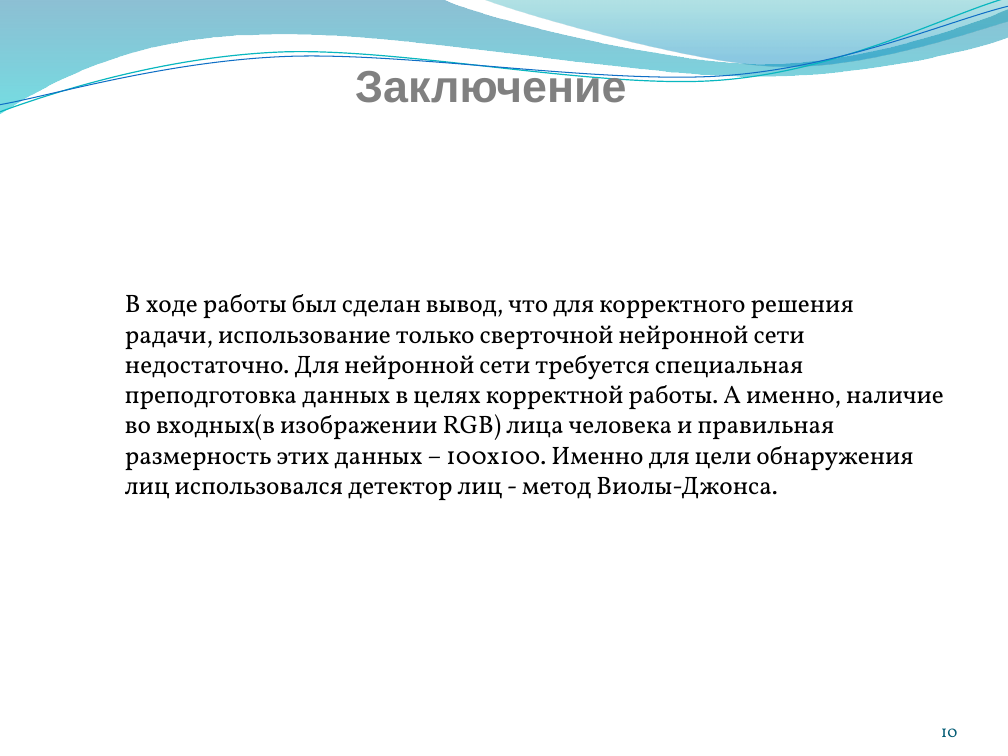
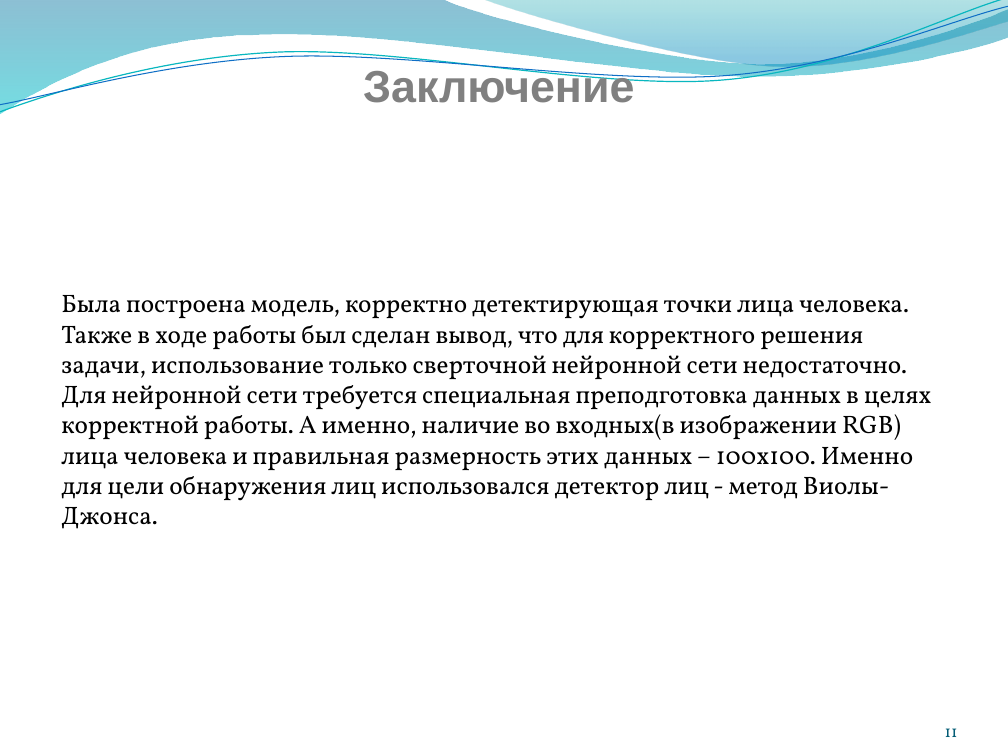
Before and after one commit to lao777/detectKeypointFace, a slide deck: slide 11 of text/Doklad.pptx (slide 10 before the commit). Drawn at 1008x756 pixels with LibreOffice and Linux fonts; fonts in the diff are those of the drawing. Boxes give left, top, right and bottom in pixels: in the first picture for what was removed or moved away, otherwise in the second. Text is boxed around its words. In the diff, an @@ line names an element or a change of style, - is before the commit and + after.

```diff
--- a/text/Doklad.pptx
+++ b/text/Doklad.pptx
@@ text "Заключение": place and size @@
-text "Заключение" at [355,67,626,103]
+text "Заключение" at [363,67,634,103]
@@ text at [61,295,932,501]: text changed @@
-В ходе работы был сделан вывод, что для корректного решения радачи, использование только сверточной нейронной сети недостаточно. Для нейронной сети требуется специальная преподготовка данных в целях корректной работы. А именно, наличие во входных(в изображении RGB) лица человека и правильная размерность этих данных – 100х100. Именно для цели обнаружения лиц использовался детектор лиц - метод Виолы-Джонса.
+Была построена модель, корректно детектирующая точки лица человека.
+Также в ходе работы был сделан вывод, что для корректного решения задачи, использование только сверточной нейронной сети недостаточно. Для нейронной сети требуется специальная преподготовка данных в целях корректной работы. А именно, наличие во входных(в изображении RGB) лица человека и правильная размерность этих данных – 100х100. Именно для цели обнаружения лиц использовался детектор лиц - метод Виолы-Джонса.
@@ page number at [945,728,958,737]: text changed @@
-10
+11
```
Also in this commit, not shown: 5 other slides changed, 4 slides added, 3 slides removed.
